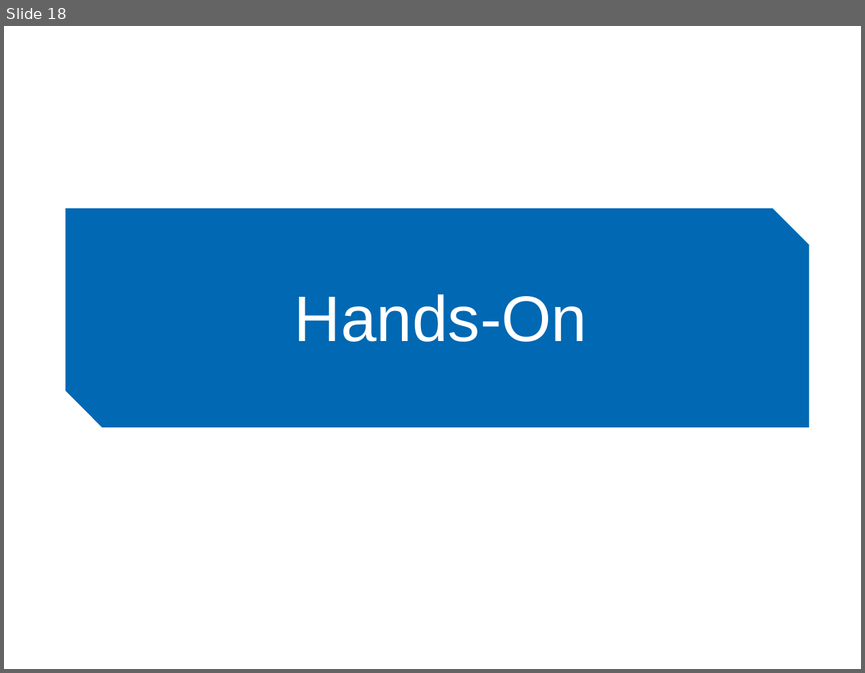
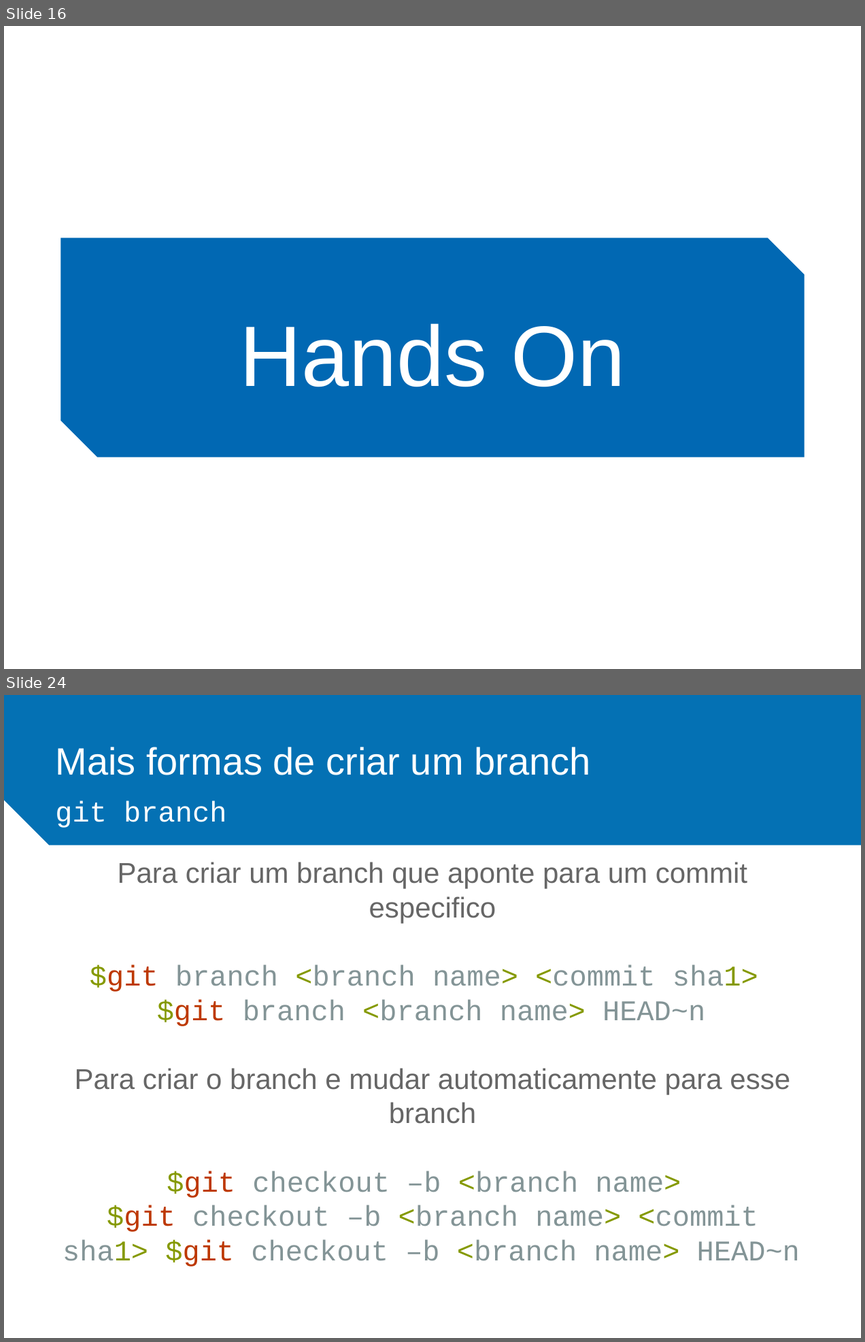
Before and after one commit to ieeeupsb/workshop-git, a slide deck: ppt/Workshop Git.pptx. Shown one above the other, each under a label of ours: slide 18 before the commit, slides 16 and 24 after it; the slides between them are not shown. The pictures are 865x673 and 865x1342 pixels, drawn with LibreOffice and Linux fonts; fonts in the diff are those of the drawing; background and template pictures are left out. Boxes give left, top, right and bottom in pixels: in the first picture for what was removed or moved away, otherwise in the second. Text is boxed around its words. In the diff, an @@ line names an element or a change of style, - is before the commit and + after.

```diff
--- a/ppt/Workshop Git.pptx
+++ b/ppt/Workshop Git.pptx
@@ slide 24 added at (4,695,861,1338), background #FFFFFF @@
@@ snip rect added at (4,695,861,845), fill #0471B4 @@
@@ text added at (55,747,590,775), 32 pt, text #FFFFFF @@
+Mais formas de criar um branch
@@ text added at (55,801,226,828), 24 pt, text #FFFFFF @@
+git branch
@@ text added at (62,862,800,1266), 24 pt, text #839496 @@
+Para criar um branch que aponte para um commit especifico
+$git branch <branch name> <commit sha1>
+$git branch <branch name> HEAD~n
+Para criar o branch e mudar automaticamente para esse branch
+$git checkout –b <branch name>
+$git checkout –b <branch name> <commit sha1> $git checkout –b <branch name> HEAD~n
@@ what was slide 18 is now slide 16 @@
@@ slide 16 changed as well @@
@@ text removed at (47,214,818,403) @@
-<TÍTULO>
@@ snip diag rect: place and size @@
-snip diag rect at (66,208,809,428)
+snip diag rect at (60,237,804,457)
@@ text "Hands On": place and size @@
-text "Hands On" at (219,257,663,376)
+text "Hands On" at (239,323,625,387)
@@ text "Hands On" at (239,323,625,387): vertical alignment middle to top; fill #0168B3 to none; outline #0168B3 2 pt to none @@
@@ text at (239,323,625,387): text changed; size 54 to 72 pt @@
-Hands-On
+Hands On
```
Also in this commit, not shown: 19 other slides changed, 32 other slides added, 18 slides removed, 9 other files.
